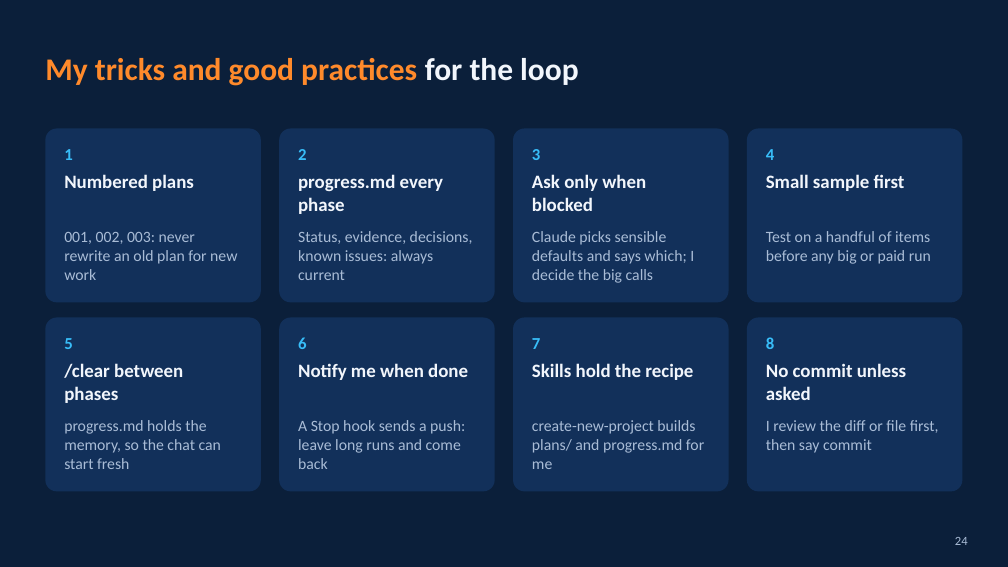
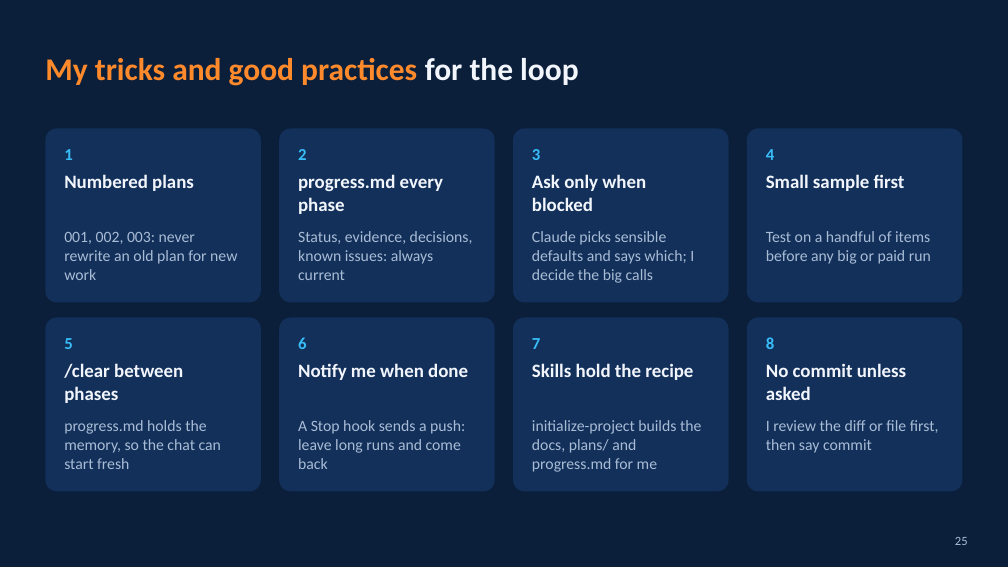
Before and after one commit to HinePo/ai-agent-learning-path, a slide deck: slide 25 of resources/claude_code_vscode_tricks.pptx (slide 24 before the commit). Drawn at 1008x567 pixels with LibreOffice and Linux fonts; fonts in the diff are those of the drawing. Boxes give left, top, right and bottom in pixels: in the first picture for what was removed or moved away, otherwise in the second. Text is boxed around its words. In the diff, an @@ line names an element or a change of style, - is before the commit and + after.

```diff
--- a/resources/claude_code_vscode_tricks.pptx
+++ b/resources/claude_code_vscode_tricks.pptx
@@ text at <box>532,420,701,472</box>: text changed @@
-create-new-project builds plans/ and progress.md for me
+initialize-project builds the docs, plans/ and progress.md for me
@@ page number at <box>955,537,968,545</box>: text changed @@
-24
+25
```
Also in this commit, not shown: 5 other slides changed, 1 slide added, 1 other file.
